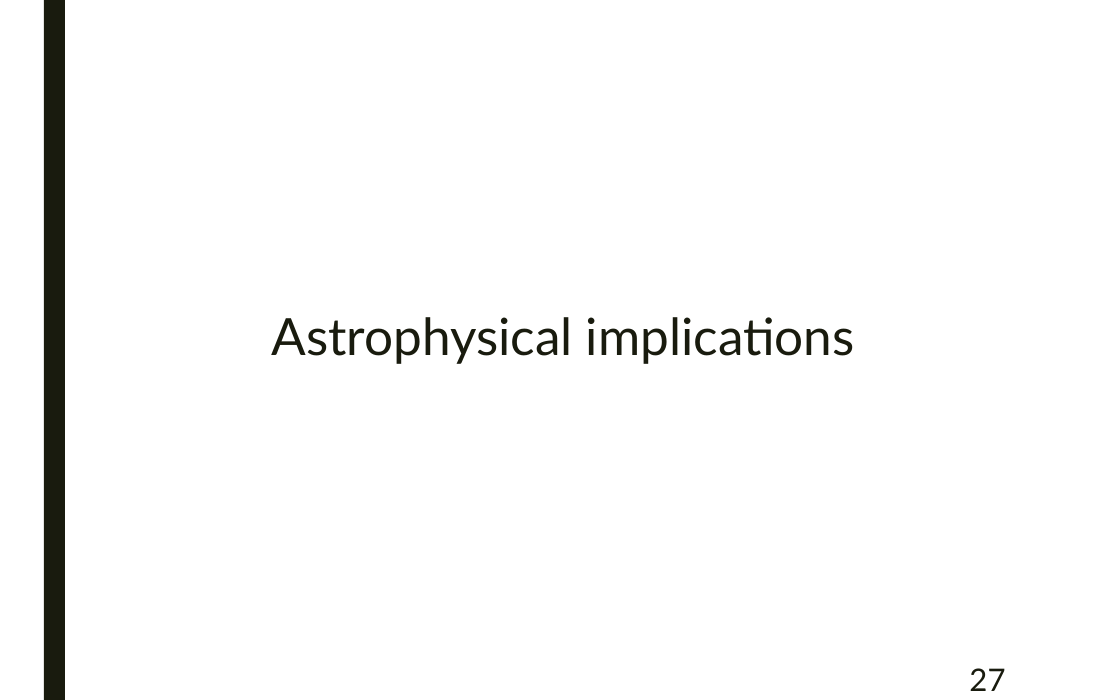
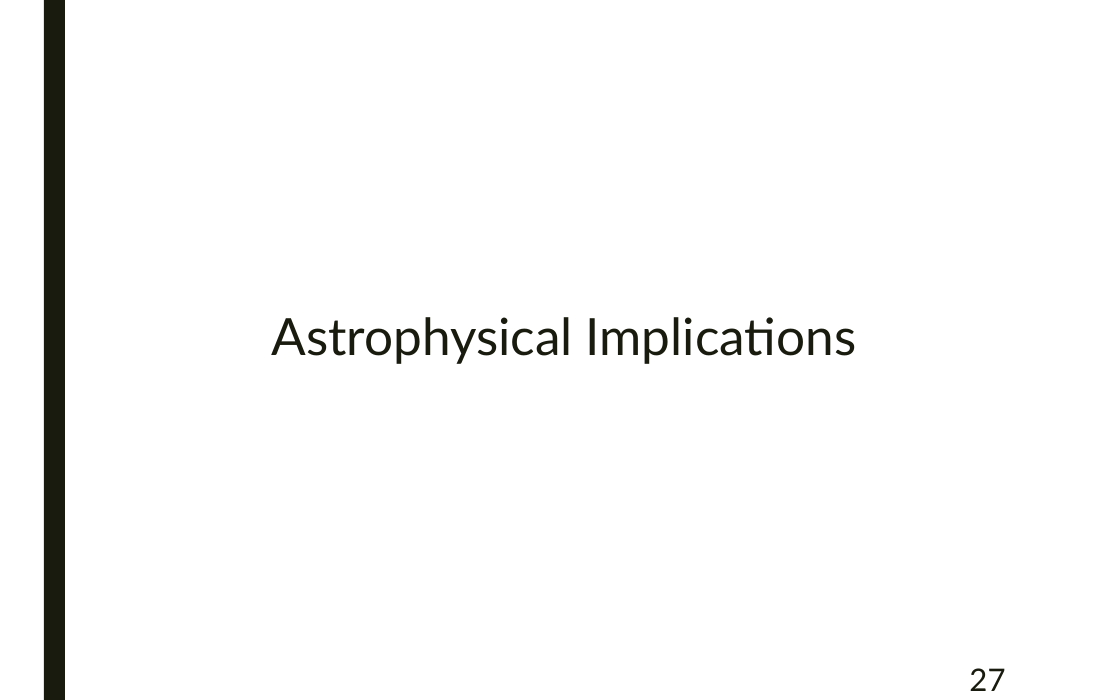
Before and after one commit to samuello1228/lily, a slide deck: slide 27 of doc/VUV and EUV irradiation of CH4 + NH3.pptx. Drawn at 1120x700 pixels with LibreOffice and Linux fonts; fonts in the diff are those of the drawing. Boxes give left, top, right and bottom in pixels: in the first picture for what was removed or moved away, otherwise in the second. Text is boxed around its words. In the diff, an @@ line names an element or a change of style, - is before the commit and + after.

```diff
--- a/doc/VUV and EUV irradiation of CH4 + NH3.pptx
+++ b/doc/VUV and EUV irradiation of CH4 + NH3.pptx
@@ title at bbox=[271, 317, 856, 364]: text changed @@
-Astrophysical implications
+Astrophysical Implications
```
Also in this commit, not shown: 11 other slides changed, 1 other file.
